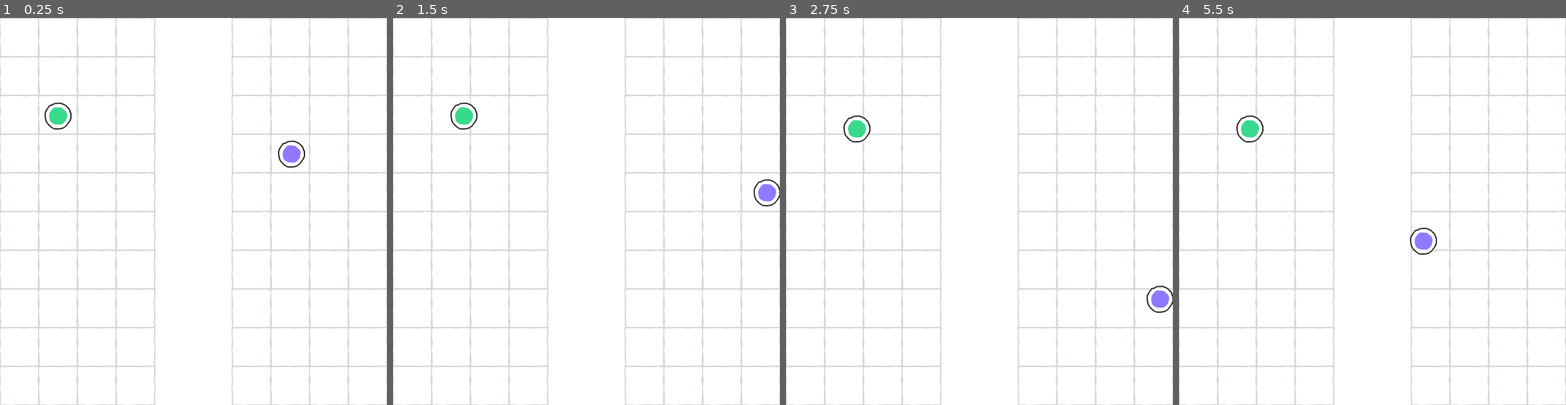
Above: before the commit, frames 1-4 (left to right).
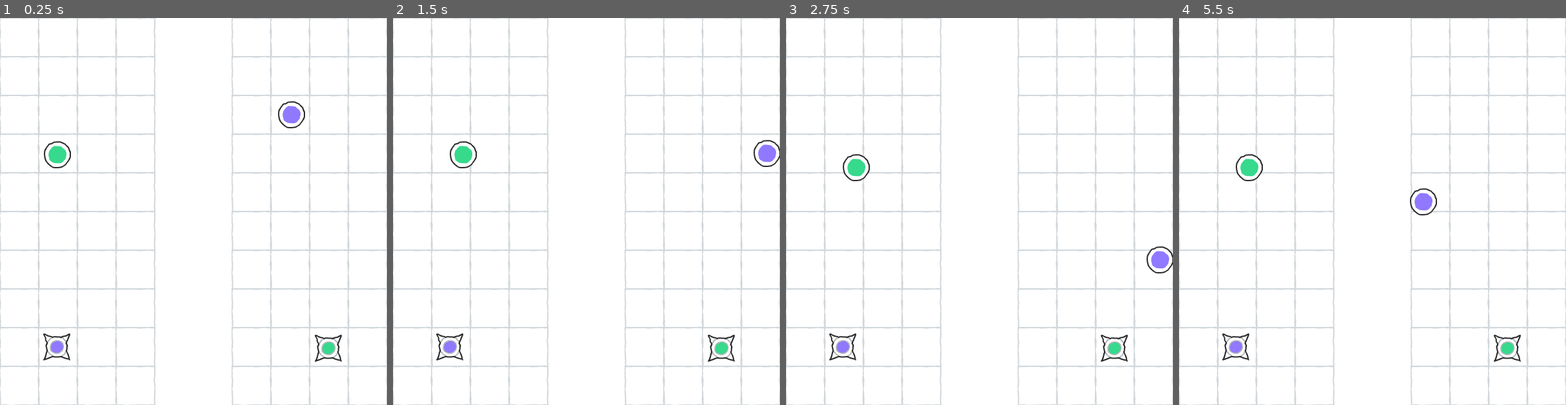
Above: after the commit, the same moments.

Repository: nath-ellis/circle-reversal
Game: Godot game, scene res://scenes/level_one.tscn
Same seed, same stepped clock (60 frames per second), same inputs: the game is played once before the commit and once after it.
Inputs:
- Up to frame 1 (0.25 s): no input
- Up to frame 2 (1.5 s): tap Enter at 0.5 s; hold Right (right) 0.53-1.28 s; tap A (a) at 0.6 s; tap D (d) at 0.8, 1.35 s; tap Space at 1.25 s; hold Down (down) from 1.28 s (still down)
- Up to frame 3 (2.75 s): tap S (s) at 1.55, 2.1 s; release Down (down) at 2.03 s; hold Right (right) from 2.03 s (still down); tap W (w) at 2.3 s
- Up to frame 4 (5.5 s): tap Enter at 2.75 s; release Right (right) at 2.78 s; hold Up (up) 2.78-3.53 s; tap W (w) at 2.85, 5.3 s; tap A (a) at 3.05, 3.6 s; hold Left (left) 3.53-5.03 s; tap D (d) at 3.8, 4.35 s; tap S (s) at 4.55, 5.1 s; tap Space at 5 s; hold Down (down) from 5.03 s (still down)

The runs differ from the first frame. In frame 1, 1.6% of the frame differs, in the area x 11-89%, y 21-89%; in frame 2, 1.6%; in frame 3, 1.6%; in frame 4, 1.7%, in the area x 11-89%, y 25-89%.

Commit message:
Added the goals

Diff:
--- /dev/null
+++ b/scenes/goal.tscn
@@ -0,0 +1,14 @@
+[gd_scene load_steps=3 format=3 uid="uid://bihfuqjcvf5e4"]
+
+[ext_resource type="Script" path="res://scripts/goal.gd" id="1_3k5ns"]
+
+[sub_resource type="CircleShape2D" id="CircleShape2D_x78um"]
+radius = 17.0
+
+[node name="Goal" type="StaticBody2D"]
+script = ExtResource("1_3k5ns")
+
+[node name="Sprite2D" type="Sprite2D" parent="."]
+
+[node name="CollisionShape2D" type="CollisionShape2D" parent="."]
+shape = SubResource("CircleShape2D_x78um")
--- a/scenes/level_one.tscn
+++ b/scenes/level_one.tscn
@@ -1,8 +1,10 @@
-[gd_scene load_steps=13 format=3 uid="uid://bu0leoauaamu7"]
+[gd_scene load_steps=15 format=3 uid="uid://bu0leoauaamu7"]
 
 [ext_resource type="Texture2D" uid="uid://n4n8kw0mqh6v" path="res://assets/tilesheet.png" id="1_8ijiv"]
+[ext_resource type="Script" path="res://scripts/level.gd" id="1_821es"]
 [ext_resource type="PackedScene" uid="uid://crbyg22usjhey" path="res://scenes/player_one.tscn" id="2_h4qa4"]
 [ext_resource type="PackedScene" uid="uid://dpoyfb0mutyc" path="res://scenes/player_two.tscn" id="3_ik0aw"]
+[ext_resource type="PackedScene" uid="uid://bihfuqjcvf5e4" path="res://scenes/goal.tscn" id="4_qfry1"]
 
 [sub_resource type="TileSetAtlasSource" id="TileSetAtlasSource_ykib7"]
 texture = ExtResource("1_8ijiv")
@@ -192,6 +194,7 @@
 size = Vector2(118, 600)
 
 [node name="LevelOne" type="Node2D"]
+script = ExtResource("1_821es")
 
 [node name="Floor" type="TileMap" parent="."]
 tile_set = SubResource("TileSet_cu3wh")
@@ -202,11 +205,17 @@
 tile_set = SubResource("TileSet_hfpwb")
 format = 2
 
+[node name="PlayerOneGoal" parent="." instance=ExtResource("4_qfry1")]
+position = Vector2(509, 512)
+
+[node name="PlayerTwoGoal" parent="." instance=ExtResource("4_qfry1")]
+position = Vector2(88, 510)
+
 [node name="PlayerOne" parent="." instance=ExtResource("2_h4qa4")]
-position = Vector2(90, 152)
+position = Vector2(89, 212)
 
 [node name="PlayerTwo" parent="." instance=ExtResource("3_ik0aw")]
-position = Vector2(452, 211)
+position = Vector2(452, 150)
 
 [node name="Borders" type="CharacterBody2D" parent="."]
 
--- /dev/null
+++ b/scripts/goal.gd
@@ -0,0 +1,12 @@
+extends StaticBody2D
+
+
+@onready var sprite = $Sprite2D
+@onready var hitbox = $CollisionShape2D
+
+
+func _ready():
+	if name == "PlayerOneGoal":
+		sprite.texture = load("res://assets/goal_player_one.png")
+	else:
+		sprite.texture = load("res://assets/goal_player_two.png")
--- /dev/null
+++ b/scripts/level.gd
@@ -0,0 +1,24 @@
+extends Node
+
+
+@onready var player_one_goal_hitbox = $PlayerOneGoal/CollisionShape2D
+@onready var player_two_goal_hitbox = $PlayerTwoGoal/CollisionShape2D
+
+
+func enable_goal_collision(player = 1):
+	if player == 1:
+		player_one_goal_hitbox.disabled = false
+	else:
+		player_two_goal_hitbox.disabled = false
+
+
+func disable_goal_collision(player = 1):
+	if player == 1:
+		player_one_goal_hitbox.disabled = true
+	else:
+		player_two_goal_hitbox.disabled = true
+
+
+func _process(delta):
+	if player_one_goal_hitbox.disabled and player_two_goal_hitbox.disabled:
+		print("Winner")
--- a/scripts/player_one.gd
+++ b/scripts/player_one.gd
@@ -1,21 +1,31 @@
 extends CharacterBody2D
 
 
-const SPEED = 300.0
+const SPEED = 5.0
 
 
 func _physics_process(delta):
+	var vel = Vector2()
+
 	# Get the input direction and handle the movement/deceleration.
 	var direction = Input.get_axis("a", "d")
 	if direction:
-		velocity.x = direction * SPEED
+		vel.x += direction * SPEED
 	else:
-		velocity.x = move_toward(velocity.x, 0, SPEED)
+		vel.x = move_toward(velocity.x, 0, SPEED)
 
 	direction = Input.get_axis("w", "s")
 	if direction:
-		velocity.y = direction * SPEED
+		vel.y += direction * SPEED
 	else:
-		velocity.y = move_toward(velocity.y, 0, SPEED)
+		vel.y = move_toward(velocity.y, 0, SPEED)
 
-	move_and_slide()
+	var col = move_and_collide(vel)
+
+	if col != null:
+		var collider = col.get_collider()
+
+		if collider.name == "PlayerOneGoal":
+			get_parent().call("disable_goal_collision")
+		else:
+			get_parent().call("enable_goal_collision")
--- a/scripts/player_two.gd
+++ b/scripts/player_two.gd
@@ -1,21 +1,31 @@
 extends CharacterBody2D
 
 
-const SPEED = 300.0
+const SPEED = 5.0
 
 
 func _physics_process(delta):
+	var vel = Vector2()
+
 	# Get the input direction and handle the movement/deceleration.
 	var direction = Input.get_axis("left", "right")
 	if direction:
-		velocity.x = direction * SPEED
+		vel.x += direction * SPEED
 	else:
-		velocity.x = move_toward(velocity.x, 0, SPEED)
+		vel.x = move_toward(velocity.x, 0, SPEED)
 
 	direction = Input.get_axis("up", "down")
 	if direction:
-		velocity.y = direction * SPEED
+		vel.y += direction * SPEED
 	else:
-		velocity.y = move_toward(velocity.y, 0, SPEED)
+		vel.y = move_toward(velocity.y, 0, SPEED)
 
-	move_and_slide()
+	var col = move_and_collide(vel)
+
+	if col != null:
+		var collider = col.get_collider()
+
+		if collider.name == "PlayerTwoGoal":
+			get_parent().call("disable_goal_collision", 2)
+		else:
+			get_parent().call("enable_goal_collision", 2)
